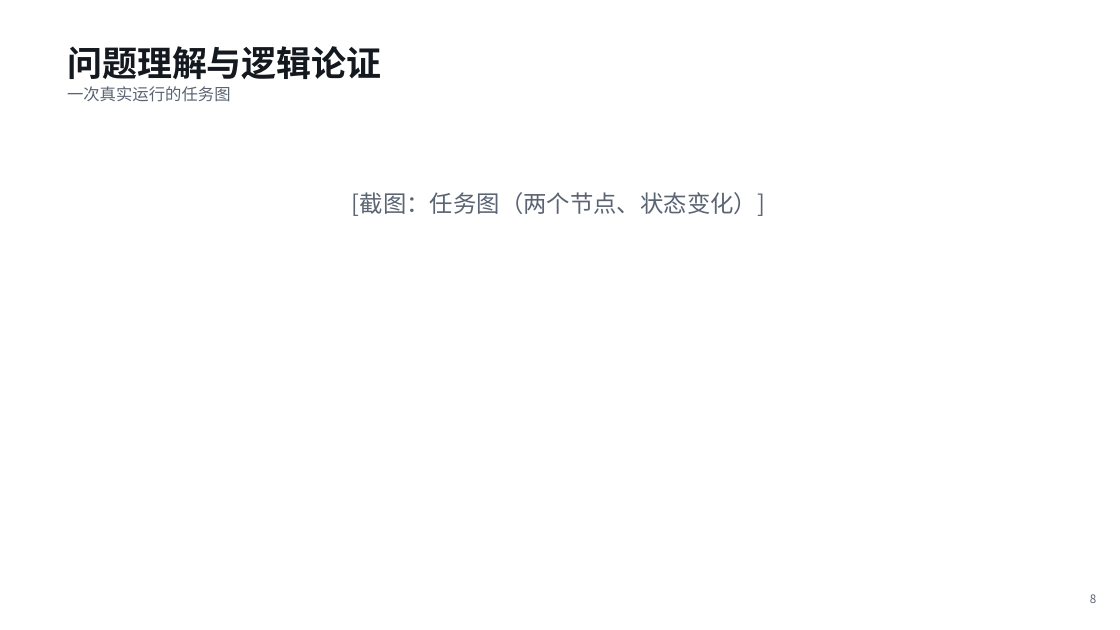
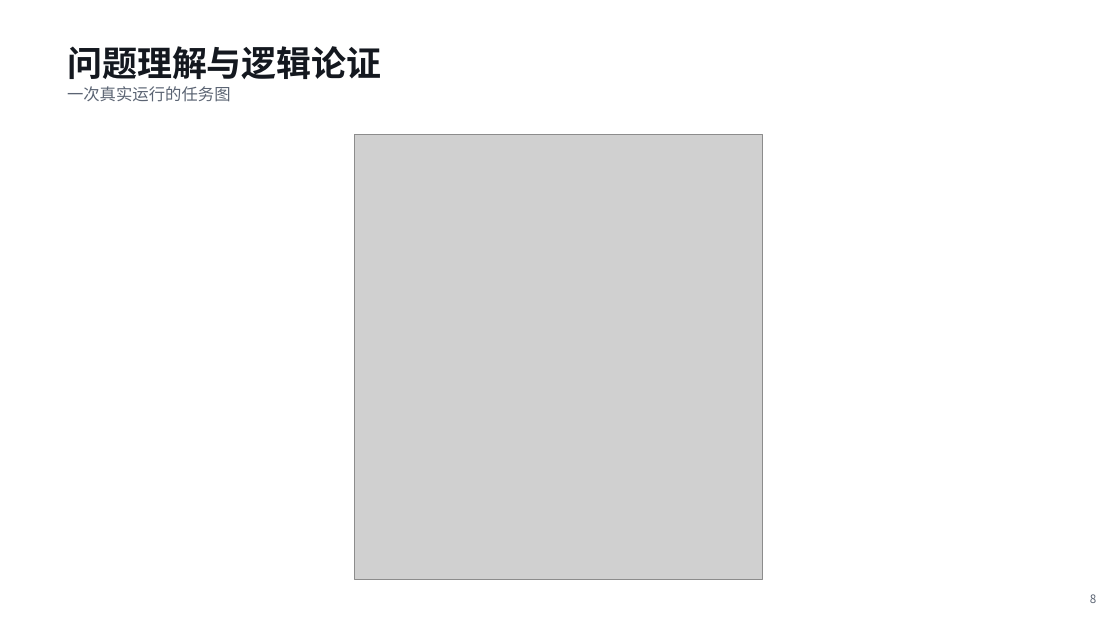
Before and after one commit to zyyqp-bot/jiuwenswarm-agent, a slide deck: slide 8 of docs/submission/【教育-重庆邮电大学-赵乙亦-证据工作台】.pptx. Drawn at 1120x630 pixels with LibreOffice and Linux fonts; fonts in the diff are those of the drawing; grey boxes stand for pictures. Boxes give left, top, right and bottom in pixels: in the first picture for what was removed or moved away, otherwise in the second. Text is boxed around its words. In the diff, an @@ line names an element or a change of style, - is before the commit and + after.

```diff
--- a/docs/submission/【教育-重庆邮电大学-赵乙亦-证据工作台】.pptx
+++ b/docs/submission/【教育-重庆邮电大学-赵乙亦-证据工作台】.pptx
@@ picture added at (x1=355, y1=134, x2=762, y2=580) @@
@@ text removed at (x1=352, y1=192, x2=765, y2=216) @@
-[截图：任务图（两个节点、状态变化）]
```
Also in this commit, not shown: 3 other slides changed, 6 other files.
